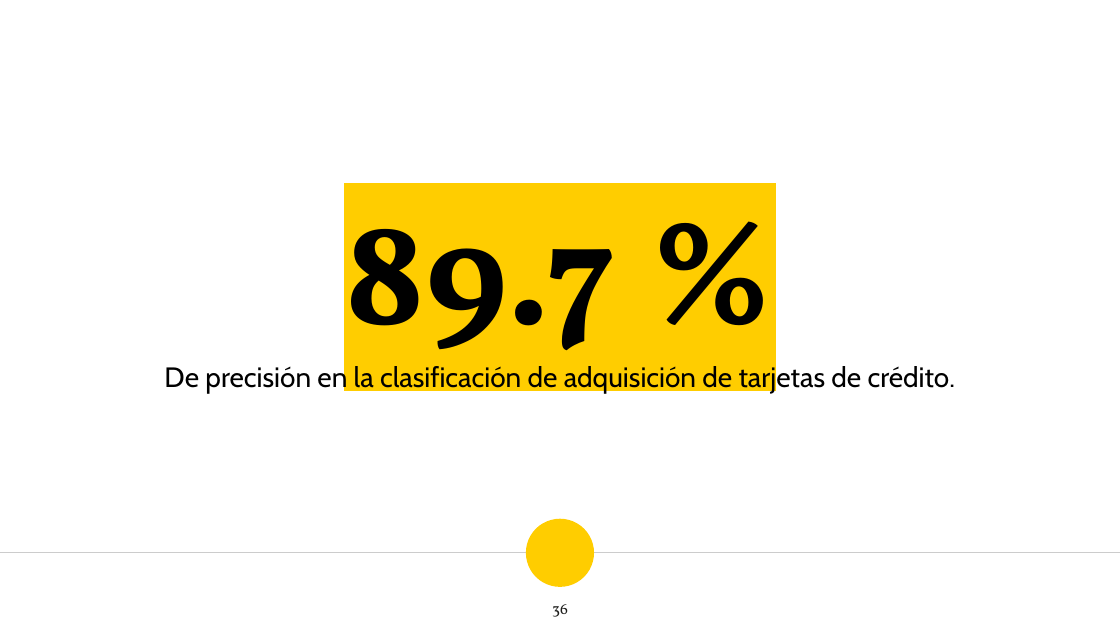
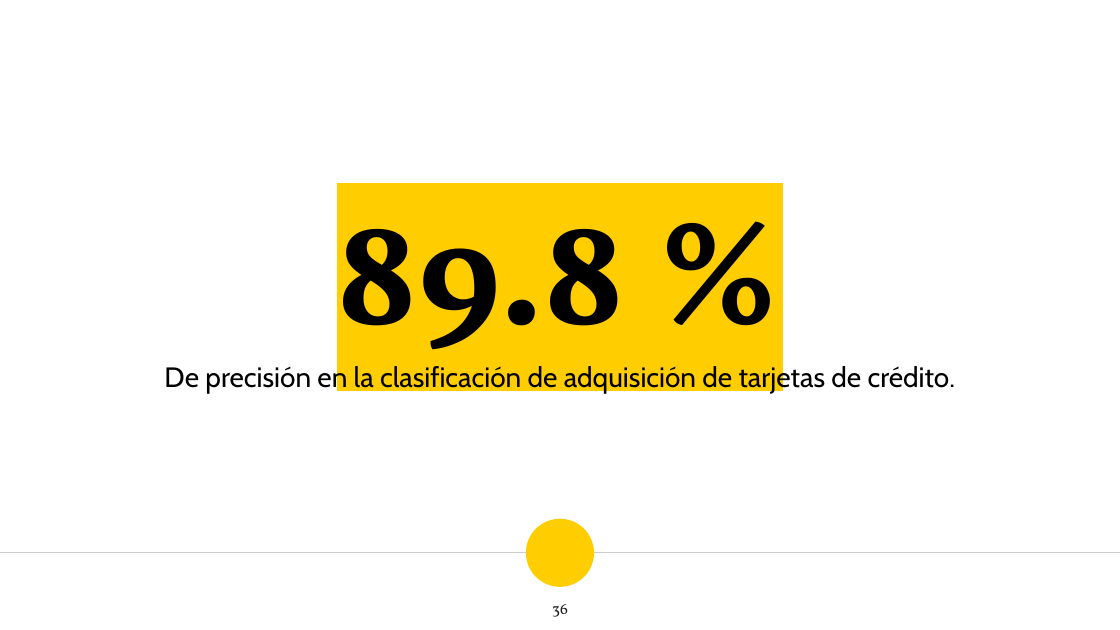
Before and after one commit to amontenegrot/BdB_Technical_test_DS, a slide deck: slide 36 of AMT_results.pptx. Drawn at 1120x630 pixels with LibreOffice and Linux fonts; fonts in the diff are those of the drawing. Boxes give left, top, right and bottom in pixels: in the first picture for what was removed or moved away, otherwise in the second. Text is boxed around its words. In the diff, an @@ line names an element or a change of style, - is before the commit and + after.

```diff
--- a/AMT_results.pptx
+++ b/AMT_results.pptx
@@ title at [337,182,625,390]: text changed @@
-89.7 %
+89.8 %
```
Also in this commit, not shown: 3 other slides changed, 1 other file.
